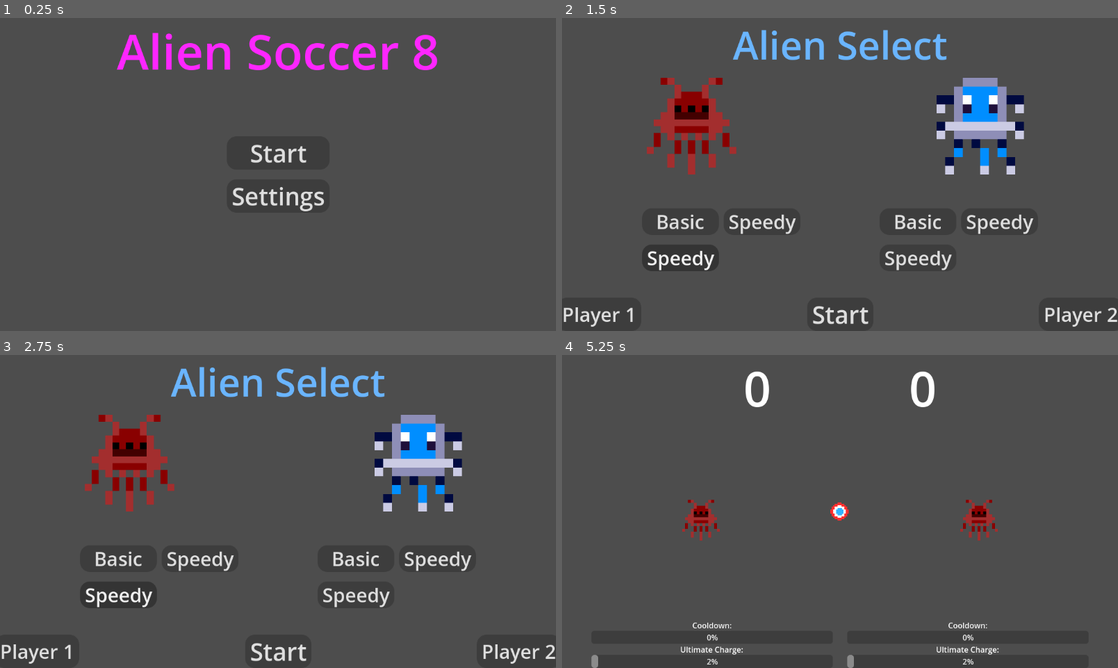
Above: before the commit, frames 1-4 (two rows, left to right).
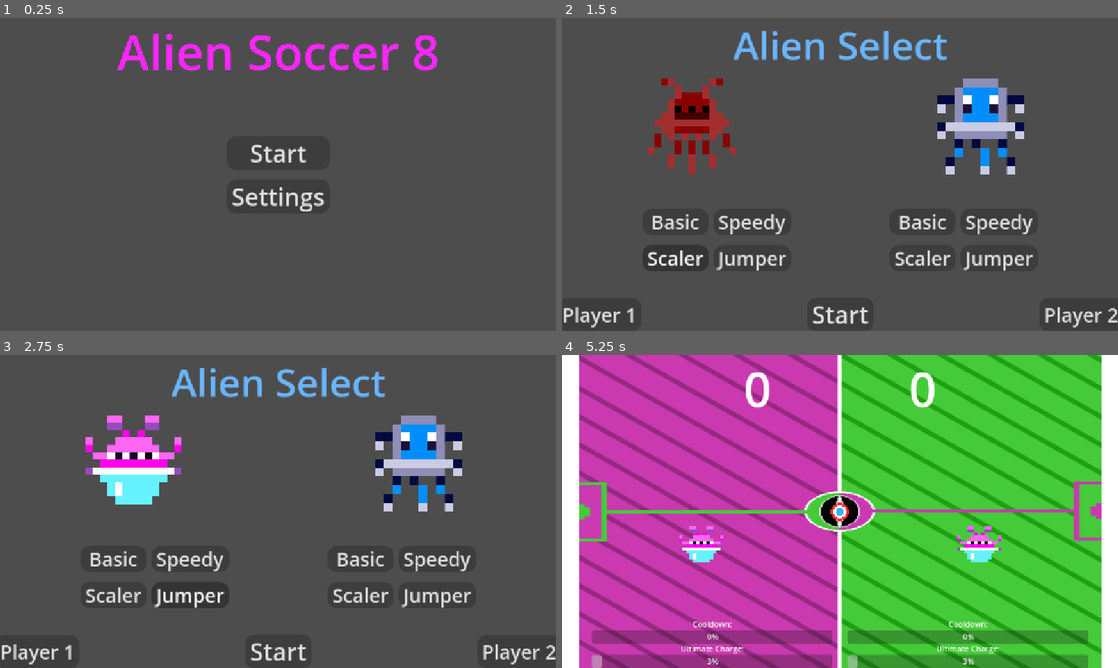
Above: after the commit, the same moments.

Repository: rtator/AlienSoccer8
Game: Godot game, scene res://startScreen.tscn
Two runs of this game, one before a commit and one after it. Both use one fixed random seed, a clock stepped at 60 frames per second and the inputs below.
Inputs (mouse positions are in pixels of both pictures, inside the frame that each line leads up to):
- Up to frame 1 (0.25 s): no input
- Up to frame 2 (1.5 s): click "Start" at 0.5 s; click "Speedy" (after the commit: "Scaler") at 1.25 s
- Up to frame 3 (2.75 s): click (189, 596) at 2 s, where only the run after the commit has a clickable "Jumper"
- Up to frame 4 (5.25 s): click "Speedy" at 2.75 s; click "Speedy" (after the commit: "Scaler") at 3.5 s; click (1001, 596) at 4.25 s, where only the run after the commit has a clickable "Jumper"; click "Start" at 5 s

The runs differ from the first frame. In frame 1, 1.2% of the frame differs, in the area x 21-79%, y 4-62%; in frame 2, 4.1%; in frame 3, 7.7%; in frame 4, 99%, in the area x 0-100%, y 0-100%.

Commit message:
finished  jumper & scaler

Diff:
--- a/alien-soccer-8/alienSelect.tscn
+++ b/alien-soccer-8/alienSelect.tscn
@@ -155,8 +155,16 @@
 theme_override_styles/hover = ExtResource("2_trven")
 theme_override_styles/pressed = ExtResource("2_trven")
 theme_override_styles/normal = ExtResource("2_trven")
-text = "Speedy
-"
+text = "Scaler"
+
+[node name="jumper1" type="Button" parent="Control/GridContainer"]
+layout_mode = 2
+theme_override_font_sizes/font_size = 40
+theme_override_styles/focus = ExtResource("2_trven")
+theme_override_styles/hover = ExtResource("2_trven")
+theme_override_styles/pressed = ExtResource("2_trven")
+theme_override_styles/normal = ExtResource("2_trven")
+text = "Jumper"
 
 [node name="GridContainer2" type="GridContainer" parent="Control"]
 layout_mode = 1
@@ -200,8 +208,16 @@
 theme_override_styles/hover = ExtResource("2_trven")
 theme_override_styles/pressed = ExtResource("2_trven")
 theme_override_styles/normal = ExtResource("2_trven")
-text = "Speedy
-"
+text = "Scaler"
+
+[node name="jumper2" type="Button" parent="Control/GridContainer2"]
+layout_mode = 2
+theme_override_font_sizes/font_size = 40
+theme_override_styles/focus = ExtResource("2_trven")
+theme_override_styles/hover = ExtResource("2_trven")
+theme_override_styles/pressed = ExtResource("2_trven")
+theme_override_styles/normal = ExtResource("2_trven")
+text = "Jumper"
 
 [connection signal="pressed" from="button" to="." method="_on_button_pressed"]
 [connection signal="pressed" from="p1Bot" to="." method="_on_p_1_bot_pressed"]
@@ -209,6 +225,8 @@
 [connection signal="pressed" from="Control/GridContainer/basic1" to="." method="_on_basic_1_pressed"]
 [connection signal="pressed" from="Control/GridContainer/speedy1" to="." method="_on_speedy_1_pressed"]
 [connection signal="pressed" from="Control/GridContainer/scaler1" to="." method="_on_scaler_1_pressed"]
+[connection signal="pressed" from="Control/GridContainer/jumper1" to="." method="_on_jumper_1_pressed"]
 [connection signal="pressed" from="Control/GridContainer2/basic2" to="." method="_on_basic_2_pressed"]
 [connection signal="pressed" from="Control/GridContainer2/speedy2" to="." method="_on_speedy_2_pressed"]
 [connection signal="pressed" from="Control/GridContainer2/scaler2" to="." method="_on_scaler_2_pressed"]
+[connection signal="pressed" from="Control/GridContainer2/jumper2" to="." method="_on_jumper_2_pressed"]
--- a/alien-soccer-8/character_select.gd
+++ b/alien-soccer-8/character_select.gd
@@ -32,6 +32,9 @@
 func _on_scaler_1_pressed():
 	GlobalSave.p1Char = "scaler"
 	update_texture()
+func _on_jumper_1_pressed():
+	GlobalSave.p1Char = "jumper"
+	update_texture()
 func _on_basic_2_pressed():
 	GlobalSave.p2Char = "basic"
 	update_texture()
@@ -40,6 +43,9 @@
 	update_texture()
 func _on_scaler_2_pressed():
 	GlobalSave.p2Char = "scaler"
+	update_texture()
+func _on_jumper_2_pressed():
+	GlobalSave.p2Char = "jumper"
 	update_texture()
 
 func _on_button_pressed():
--- /dev/null
+++ b/alien-soccer-8/jumper.gd
@@ -0,0 +1,44 @@
+extends alien
+
+var bluing = false
+var blue_strength
+var ult_length = 300
+var ball_grown = false
+
+func _ability():
+	if cooldown <= 0 and ult_dur <= 0 and duration <= 0:
+		linear_velocity.y = -1500
+		cooldown = 7
+
+func _ultimate():
+	if cooldown <= 0 and ult_dur <= 0 and charge >= charge_max and not bluing:
+		charge = 0
+		opponent.gravity_scale = opponent.move_speed/10
+		bluing = true
+		ult_dur = ult_length
+
+func _ability_cooldown(delta):
+	if charge < charge_max and not bluing:
+		charge += delta
+
+	if ult_dur > 0:
+		ult_dur -= 1 * delta
+	elif bluing:
+		opponent.gravity_scale = 0
+		bluing = false
+		cooldown == 100
+
+	if cooldown > 0:
+		cooldown -= 1 * delta
+		print(cooldown)
+
+func on_ready():
+	physics_material_override.friction = 0.1
+
+	squish = 500
+	base_scale = 1.3
+
+
+	charge_max = 300
+
+	update_move_speed(move_speed * 0.25, speed_damp * 0.5)
--- /dev/null
+++ b/alien-soccer-8/jumperAlien.tscn
@@ -0,0 +1,37 @@
+[gd_scene load_steps=6 format=3 uid="uid://begu4lr1r7ykh"]
+
+[ext_resource type="Script" uid="uid://c3kccocb1gegh" path="res://jumper.gd" id="1_bntr0"]
+[ext_resource type="Texture2D" uid="uid://br613v3qc7n6j" path="res://as8_sprites_png/jumper.png" id="2_20fdj"]
+
+[sub_resource type="PhysicsMaterial" id="PhysicsMaterial_c60no"]
+friction = 0.1
+
+[sub_resource type="SpriteFrames" id="SpriteFrames_fcvvt"]
+animations = [{
+"frames": [{
+"duration": 1.0,
+"texture": ExtResource("2_20fdj")
+}],
+"loop": true,
+"name": &"default",
+"speed": 5.0
+}]
+
+[sub_resource type="CircleShape2D" id="CircleShape2D_sykdm"]
+radius = 32.0
+
+[node name="jumper" type="RigidBody2D"]
+physics_material_override = SubResource("PhysicsMaterial_c60no")
+gravity_scale = 5.0
+lock_rotation = true
+script = ExtResource("1_bntr0")
+metadata/_custom_type_script = "uid://e41xdpe4oqa2"
+
+[node name="AnimatedSprite2D" type="AnimatedSprite2D" parent="."]
+unique_name_in_owner = true
+scale = Vector2(0.2, 0.2)
+sprite_frames = SubResource("SpriteFrames_fcvvt")
+
+[node name="CollisionShape2D" type="CollisionShape2D" parent="."]
+unique_name_in_owner = true
+shape = SubResource("CircleShape2D_sykdm")
--- a/alien-soccer-8/level.tscn
+++ b/alien-soccer-8/level.tscn
@@ -1,6 +1,7 @@
-[gd_scene load_steps=11 format=3 uid="uid://csk0qwfhyh2bg"]
+[gd_scene load_steps=12 format=3 uid="uid://csk0qwfhyh2bg"]
 
 [ext_resource type="Script" uid="uid://5qmjw0wrextr" path="res://level_test.gd" id="1_u52ul"]
+[ext_resource type="Texture2D" uid="uid://cntljjvkv1ig7" path="res://Imported piskel (7).png" id="2_f2txt"]
 [ext_resource type="PackedScene" uid="uid://bk0b0q7uuxcjq" path="res://ball.tscn" id="2_vonw3"]
 [ext_resource type="Script" uid="uid://6ddf1jx7j5bu" path="res://p_1_wall.gd" id="3_0b4ue"]
 [ext_resource type="Script" uid="uid://bbduc43ljf86y" path="res://p_2_wall.gd" id="4_f2txt"]
@@ -24,6 +25,27 @@
 
 [node name="Node2D" type="Node2D"]
 script = ExtResource("1_u52ul")
+
+[node name="Control" type="Control" parent="."]
+layout_mode = 3
+anchors_preset = 0
+offset_right = 1152.0
+offset_bottom = 648.0
+
+[node name="TextureRect" type="TextureRect" parent="Control"]
+layout_mode = 1
+anchors_preset = 8
+anchor_left = 0.5
+anchor_top = 0.5
+anchor_right = 0.5
+anchor_bottom = 0.5
+offset_left = -576.0
+offset_top = -324.0
+offset_right = 576.0
+offset_bottom = 324.0
+grow_horizontal = 2
+grow_vertical = 2
+texture = ExtResource("2_f2txt")
 
 [node name="ball" parent="." instance=ExtResource("2_vonw3")]
 unique_name_in_owner = true
@@ -69,14 +91,10 @@
 [node name="CollisionShape2D2" type="CollisionShape2D" parent="StaticBody2D4"]
 shape = SubResource("WorldBoundaryShape2D_n6hdu")
 
-[node name="Control" type="Control" parent="."]
+[node name="CanvasLayer" type="CanvasLayer" parent="."]
+
+[node name="Control2" type="Control" parent="CanvasLayer"]
 layout_mode = 3
-anchors_preset = 0
-offset_right = 1152.0
-offset_bottom = 648.0
-
-[node name="Control" type="Control" parent="Control"]
-layout_mode = 1
 anchors_preset = 5
 anchor_left = 0.5
 anchor_right = 0.5
@@ -85,7 +103,7 @@
 offset_bottom = 100.0
 grow_horizontal = 2
 
-[node name="p1Score" type="Label" parent="Control/Control"]
+[node name="p1Score" type="Label" parent="CanvasLayer/Control2"]
 unique_name_in_owner = true
 layout_mode = 1
 offset_right = 57.0
@@ -93,7 +111,7 @@
 text = "0"
 label_settings = SubResource("LabelSettings_km5ld")
 
-[node name="p2Score" type="Label" parent="Control/Control"]
+[node name="p2Score" type="Label" parent="CanvasLayer/Control2"]
 unique_name_in_owner = true
 layout_mode = 1
 anchors_preset = 1
@@ -105,15 +123,14 @@
 text = "0"
 label_settings = SubResource("LabelSettings_km5ld")
 
-[node name="GridContainer" type="GridContainer" parent="Control"]
-layout_mode = 1
+[node name="GridContainer" type="GridContainer" parent="CanvasLayer"]
 anchors_preset = 7
 anchor_left = 0.5
 anchor_top = 1.0
 anchor_right = 0.5
 anchor_bottom = 1.0
 offset_left = -515.0
-offset_top = -40.0
+offset_top = -100.0
 offset_right = 515.0
 grow_horizontal = 2
 grow_vertical = 0
@@ -121,46 +138,48 @@
 theme_override_constants/v_separation = 0
 columns = 2
 
-[node name="Label" type="Label" parent="Control/GridContainer"]
+[node name="Label" type="Label" parent="CanvasLayer/GridContainer"]
 layout_mode = 2
 text = "Cooldown:"
 horizontal_alignment = 1
 
-[node name="Label2" type="Label" parent="Control/GridContainer"]
+[node name="Label2" type="Label" parent="CanvasLayer/GridContainer"]
 layout_mode = 2
 text = "Cooldown:"
 horizontal_alignment = 1
 
-[node name="p1Cooldown" type="ProgressBar" parent="Control/GridContainer"]
+[node name="p1Cooldown" type="ProgressBar" parent="CanvasLayer/GridContainer"]
+unique_name_in_owner = true
+clip_contents = true
+custom_minimum_size = Vector2(500, 0)
+layout_mode = 2
+max_value = 1.0
+
+[node name="p2Cooldown" type="ProgressBar" parent="CanvasLayer/GridContainer"]
+unique_name_in_owner = true
+clip_contents = true
+custom_minimum_size = Vector2(500, 0)
+layout_mode = 2
+max_value = 1.0
+
+[node name="Label3" type="Label" parent="CanvasLayer/GridContainer"]
+layout_mode = 2
+text = "Ultimate Charge:"
+horizontal_alignment = 1
+
+[node name="Label4" type="Label" parent="CanvasLayer/GridContainer"]
+layout_mode = 2
+text = "Ultimate Charge:"
+horizontal_alignment = 1
+
+[node name="p1Charge" type="ProgressBar" parent="CanvasLayer/GridContainer"]
 unique_name_in_owner = true
 clip_contents = true
 custom_minimum_size = Vector2(500, 0)
 layout_mode = 2
 
-[node name="p2Cooldown" type="ProgressBar" parent="Control/GridContainer"]
+[node name="p2Charge" type="ProgressBar" parent="CanvasLayer/GridContainer"]
 unique_name_in_owner = true
 clip_contents = true
 custom_minimum_size = Vector2(500, 0)
 layout_mode = 2
-
-[node name="Label3" type="Label" parent="Control/GridContainer"]
-layout_mode = 2
-text = "Ultimate Charge:"
-horizontal_alignment = 1
-
-[node name="Label4" type="Label" parent="Control/GridContainer"]
-layout_mode = 2
-text = "Ultimate Charge:"
-horizontal_alignment = 1
-
-[node name="p1Charge" type="ProgressBar" parent="Control/GridContainer"]
-unique_name_in_owner = true
-clip_contents = true
-custom_minimum_size = Vector2(500, 0)
-layout_mode = 2
-
-[node name="p2Charge" type="ProgressBar" parent="Control/GridContainer"]
-unique_name_in_owner = true
-clip_contents = true
-custom_minimum_size = Vector2(500, 0)
-layout_mode = 2
--- a/alien-soccer-8/level_test.gd
+++ b/alien-soccer-8/level_test.gd
@@ -4,6 +4,7 @@
 	"basic": preload("res://basicAlien.tscn"),
 	"speedy": preload("res://speedyAlien.tscn"),
 	"scaler": preload("res://scalerAlien.tscn"),
+	"jumper": preload("res://jumperAlien.tscn"),
 }
 
 var p1
@@ -28,5 +29,8 @@
 	p2.charge_bar = %p2Charge
 	p2.cooldown_bar = %p2Cooldown
 
+	p1.opponent = p2
+	p2.opponent = p1
+
 	add_child(p1)
 	add_child(p2)
--- a/alien-soccer-8/player_test.gd
+++ b/alien-soccer-8/player_test.gd
@@ -28,6 +28,7 @@
 var initialized = false
 
 var ball
+var opponent
 
 var is_bot = false
 
--- a/alien-soccer-8/project.godot
+++ b/alien-soccer-8/project.godot
@@ -21,7 +21,7 @@
 
 [display]
 
-window/stretch/mode="viewport"
+window/stretch/mode="canvas_items"
 
 [editor]
 
--- a/alien-soccer-8/scaler_alien.gd
+++ b/alien-soccer-8/scaler_alien.gd
@@ -1,11 +1,12 @@
 extends alien
 
 var grown = false
+var ult_length = 300
 var ball_grown = false
 var growth_mult = 1.5
 var ball_growth_mult = 2
 
-#var dash_speed = 1500
+var original_size = 1.3
 
 func _ability():
 	if cooldown <= 0 and ult_dur <= 0 and duration <= 0:
@@ -17,9 +18,9 @@
 func _ultimate():
 	if cooldown <= 0 and ult_dur <= 0 and charge >= charge_max and not grown:
 		charge = 0
-		update_scale(growth_mult)
+		update_scale(original_size * growth_mult)
 		grown = true
-		ult_dur = 50
+		ult_dur = ult_length
 
 func _ability_cooldown(delta):
 	if charge < charge_max and not grown:
@@ -34,8 +35,11 @@
 
 	if ult_dur > 0:
 		ult_dur -= 1 * delta
+		var added_size = growth_mult * (ult_dur/ult_length)
+		update_scale(original_size + added_size)
+		print("size " + str(added_size))
 	elif grown:
-		#update_move_speed(move_speed / speed_mult, speed_damp / damp_mult)
+		update_scale(original_size)
 		grown = false
 		cooldown == 100
 
@@ -44,7 +48,7 @@
 		print(cooldown)
 
 func on_ready():
-	base_scale = 1.3
+	base_scale = original_size
 
 	charge_max = 500
 
Binary file added: alien-soccer-8/Imported piskel (7).png
Not shown, added: alien-soccer-8/Imported piskel (7).png.import
Binary file added: alien-soccer-8/as8_sprites_png/Imported piskel (7).png
Not shown, added: alien-soccer-8/as8_sprites_png/Imported piskel (7).png.import
Not shown, added: alien-soccer-8/jumper.gd.uid
